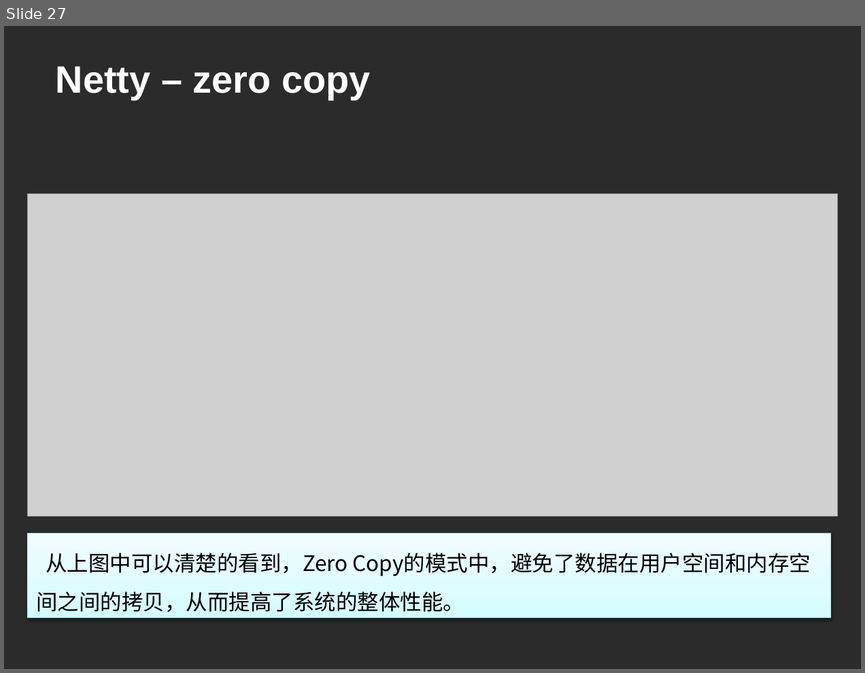
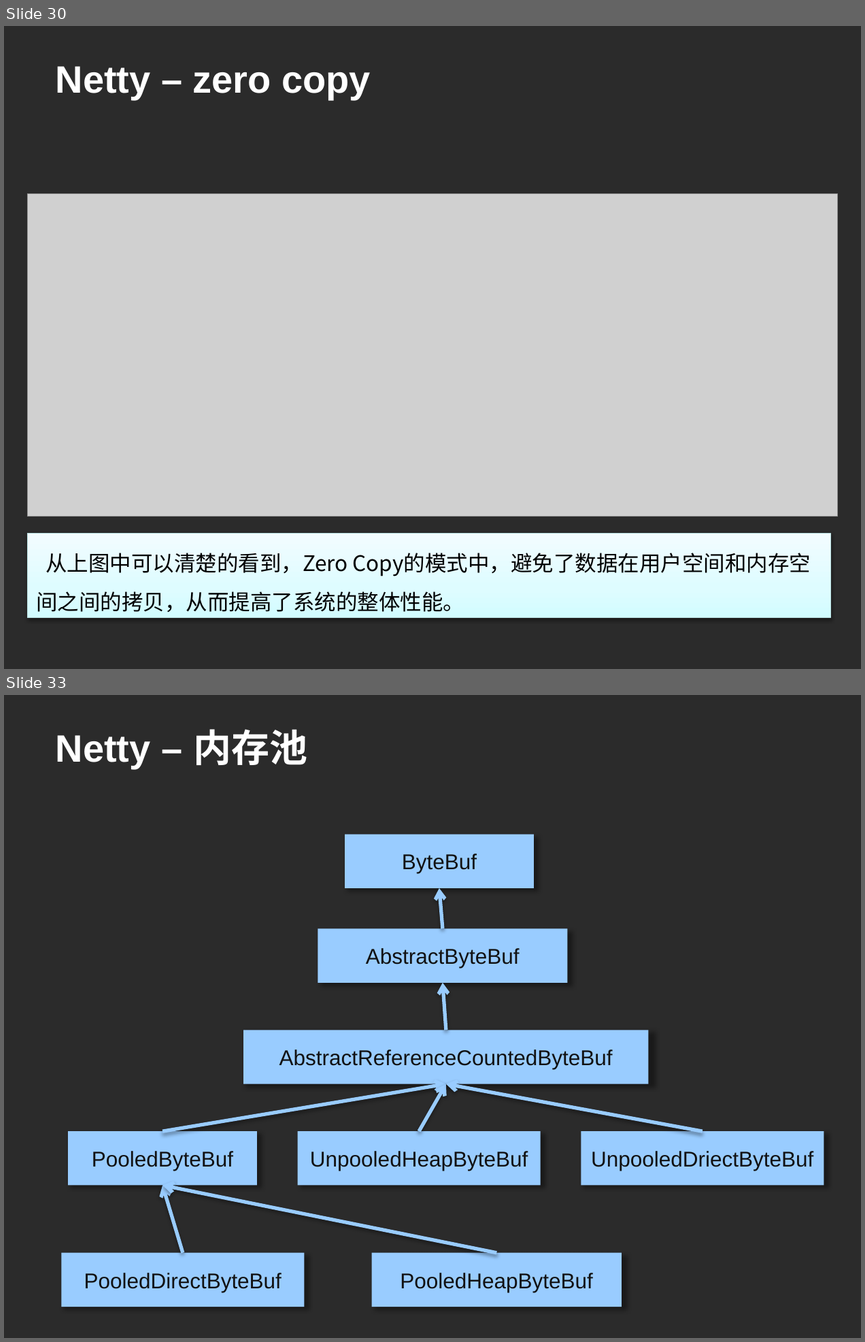
Before and after one commit to yilong7797/01-document, a slide deck: 05-netty/netty.pptx. Shown one above the other, each under a label of ours: slide 27 before the commit, slides 30 and 33 after it; the slides between them are not shown. The pictures are 865x673 and 865x1342 pixels, drawn with LibreOffice and Linux fonts; fonts in the diff are those of the drawing; grey boxes stand for pictures; background and template pictures are left out; a plain dark background stands for a picture behind light text. Boxes give left, top, right and bottom in pixels: in the first picture for what was removed or moved away, otherwise in the second. Text is boxed around its words. In the diff, an @@ line names an element or a change of style, - is before the commit and + after.

```diff
--- a/05-netty/netty.pptx
+++ b/05-netty/netty.pptx
@@ slide 33 added at box(4, 695, 861, 1338), background picture (left out) @@
@@ title added at box(56, 729, 307, 769), 32 pt, text #FFFFFF, bold @@
+Netty – 内存池
@@ rectangle added at box(345, 834, 534, 888), fill #99CCFF, 18 pt, text #111111 @@
+ByteBuf
@@ arrow added from (443, 929) to (439, 888), #99CCFF 3 pt @@
@@ rectangle added at box(317, 929, 567, 983), fill #99CCFF, 18 pt, text #111111 @@
+AbstractByteBuf
@@ arrow added from (446, 1030) to (443, 983), #99CCFF 3 pt @@
@@ rectangle added at box(244, 1030, 649, 1084), fill #99CCFF, 18 pt, text #111111 @@
+AbstractReferenceCountedByteBuf
@@ arrow added from (162, 1131) to (446, 1084), #99CCFF 3 pt @@
@@ arrow added from (419, 1131) to (446, 1084), #99CCFF 3 pt @@
@@ arrow added from (702, 1131) to (446, 1084), #99CCFF 3 pt @@
@@ rectangle added at box(68, 1131, 257, 1185), fill #99CCFF, 18 pt, text #111111 @@
+PooledByteBuf
@@ rectangle added at box(298, 1131, 541, 1185), fill #99CCFF, 18 pt, text #111111 @@
+UnpooledHeapByteBuf
@@ rectangle added at box(581, 1131, 823, 1185), fill #99CCFF, 18 pt, text #111111 @@
+UnpooledDriectByteBuf
@@ arrow added from (183, 1253) to (162, 1185), #99CCFF 3 pt @@
@@ arrow added from (496, 1253) to (162, 1185), #99CCFF 3 pt @@
@@ rectangle added at box(61, 1253, 304, 1307), fill #99CCFF, 18 pt, text #111111 @@
+PooledDirectByteBuf
@@ rectangle added at box(372, 1253, 621, 1307), fill #99CCFF, 18 pt, text #111111 @@
+PooledHeapByteBuf
@@ what was slide 27 is now slide 30 @@
```
Also in this commit, not shown: 2 slides changed, 4 other slides added, 1 other file.
